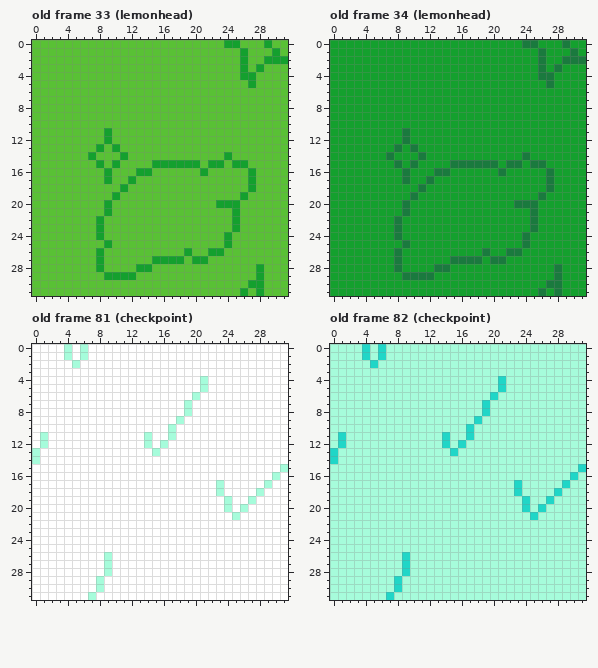
Two versions of one pixel-art file, ASSETs/graphics/patterns.aseprite. That is the earlier state.
32x32 pixels, 130 frames. Shown: old frame 33 (lemonhead), old frame 34 (lemonhead), old frame 81 (checkpoint), old frame 82 (checkpoint). The commit also changed other frames, which this record leaves out.
The result:
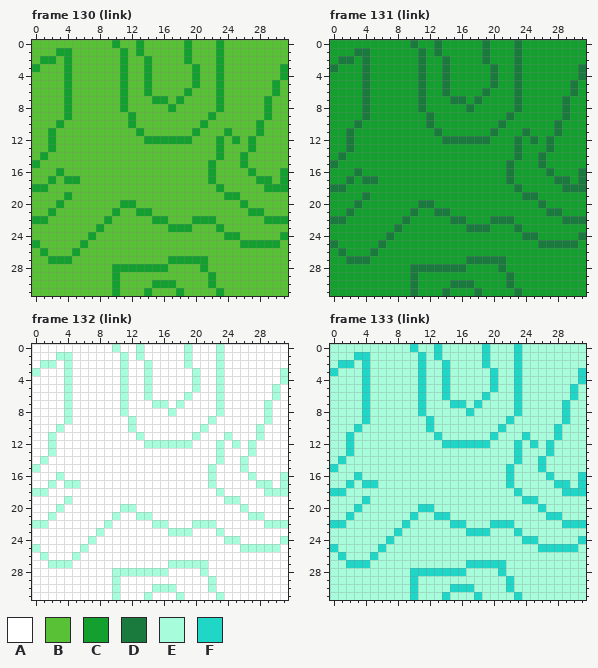
Palette (. is transparent): A #ffffff  B #59c135  C #14a02e  D #1a7a3e  E #a6fcdb  F #20d6c7
A new or re-ordered frame is compared with the old frame closest to it.
What changed:
frames 130 -> 141
Changed rows in their new state; - is an unchanged pixel.
Frame 130 (link) is new; against old frame 33 (lemonhead):
first column x 0:
 0 ----------C--C-----C---CBB---B--
 1 ---CC------C-C-----C---C--B---B-
 2 -CC-C------C--C----C---C--B--BBB
 3 C---C------C--C-----C--C--B-B--C
 4 ----C------C--C-----C--C--BB---C
 5 ----C------C--C-----C--C---B--C-
 6 ----C------C--C----C---C------C-
 7 ----C------C---CC-C----C-----C--
 8 ----C------C-----C-----C-----C--
 9 ----C-------C---------C------C--
10 ---C--------C--------C------C---
11 --C------B---C------C---C---C---
12 --C------B----CCCCCC---C-C-C----
13 --C-----B-B------------C---C----
14 -C-----B---B-----------CB-C-----
15 C-------B-B----BBBBBB--B-B------
16 ---C-----B---BB------BC--------C
17 --C-CC---B--B---------C----BCC-C
18 CC---------B-----------C---B-CCC
19 ----C-----B-------------CCB-----
20 ---C-----B-CC----------BBBC-----
21 --C------BC--CC----------B-CC---
22 CC------BC-----CC---CCC--B---CCC
23 -----------------CCC---C-B------
24 -------CB----------------C-----C
25 C-----C--B--------------B-CCCCC-
26 -C---C--B----------B--BB--------
27 --CCC---B------BB--C------------
28 --------B-CCC--CC----C------B---
29 ---------B-BB---------C-----B---
30 ----------C----CCC----C----BB---
31 ----------C---C---C----C--B-B---
Frame 131 (link) is new; against old frame 34 (lemonhead):
first column x 0:
 0 ----------D--D-----D---DCC---C--
 1 ---DD------D-D-----D---D--C---C-
 2 -DD-D------D--D----D---D--C--CCC
 3 D---D------D--D-----D--D--C-C--D
 4 ----D------D--D-----D--D--CC---D
 5 ----D------D--D-----D--D---C--D-
 6 ----D------D--D----D---D------D-
 7 ----D------D---DD-D----D-----D--
 8 ----D------D-----D-----D-----D--
 9 ----D-------D---------D------D--
10 ---D--------D--------D------D---
11 --D------C---D------D---D---D---
12 --D------C----DDDDDD---D-D-D----
13 --D-----C-C------------D---D----
14 -D-----C---C-----------DC-D-----
15 D-------C-C----CCCCCC--C-C------
16 ---D-----C---CC------CD--------D
17 --D-DD---C--C---------D----CDD-D
18 DD---------C-----------D---C-DDD
19 ----D-----C-------------DDC-----
20 ---D-----C-DD----------CCCD-----
21 --D------CD--DD----------C-DD---
22 DD------CD-----DD---DDD--C---DDD
23 -----------------DDD---D-C------
24 -------DC----------------D-----D
25 D-----D--C--------------C-DDDDD-
26 -D---D--C----------C--CC--------
27 --DDD---C------CC--D------------
28 --------C-DDD--DD----D------C---
29 ---------C-CC---------D-----C---
30 ----------D----DDD----D----CC---
31 ----------D---D---D----D--C-C---
Frame 132 (link) is new; against old frame 81 (checkpoint):
first column x 0:
 0 ----A-A---E--E-----E---E--------
 1 ---E--A----E-E-----E---E--------
 2 -EE-EA-----E--E----E---E--------
 3 E---E------E--E-----E--E-------E
 4 ----E------E--E-----EA-E-------E
 5 ----E------E--E-----EA-E------E-
 6 ----E------E--E----EA--E------E-
 7 ----E------E---EE-EA---E-----E--
 8 ----E------E-----E-A---E-----E--
 9 ----E-------E-----A---E------E--
10 ---E--------E----A---E------E---
11 -AE----------EA--A--E---E---E---
12 -AE------------E-EEE---E-E-E----
13 A-E------------A-------E---E----
14 AE---------------------E--E-----
15 E---------------------E---E----A
16 ---E------------------E----E--AE
17 --E-EE----------------EA----E--E
18 EE--------------------------AEEE
19 ----E--------------------E-A----
20 ---E-------EE-----------A-------
21 --E-------E--EE----------A-EE---
22 EE-------E-----EE---EEE------EEE
23 --------E--------EEE---E--------
24 -------E----------------EE-----E
25 E-----E-------------------EEEEE-
26 -E---E---A----------------------
27 --EEE----A-------EEEEE----------
28 ---------AEEEEEEE----E----------
29 --------A-E-----------E---------
30 --------A-E----EEE----E---------
31 -------A--E---E---E----E--------
Frame 133 (link) is new; against old frame 82 (checkpoint):
first column x 0:
 0 ----E-E---F--F-----F---F--------
 1 ---F--E----F-F-----F---F--------
 2 -FF-FE-----F--F----F---F--------
 3 F---F------F--F-----F--F-------F
 4 ----F------F--F-----FE-F-------F
 5 ----F------F--F-----FE-F------F-
 6 ----F------F--F----FE--F------F-
 7 ----F------F---FF-FE---F-----F--
 8 ----F------F-----F-E---F-----F--
 9 ----F-------F-----E---F------F--
10 ---F--------F----E---F------F---
11 -EF----------FE--E--F---F---F---
12 -EF------------F-FFF---F-F-F----
13 E-F------------E-------F---F----
14 EF---------------------F--F-----
15 F---------------------F---F----E
16 ---F------------------F----F--EF
17 --F-FF----------------FE----F--F
18 FF--------------------------EFFF
19 ----F--------------------F-E----
20 ---F-------FF-----------E-------
21 --F-------F--FF----------E-FF---
22 FF-------F-----FF---FFF------FFF
23 --------F--------FFF---F--------
24 -------F----------------FF-----F
25 F-----F-------------------FFFFF-
26 -F---F---E----------------------
27 --FFF----E-------FFFFF----------
28 ---------EFFFFFFF----F----------
29 --------E-F-----------F---------
30 --------E-F----FFF----F---------
31 -------E--F---F---F----F--------
